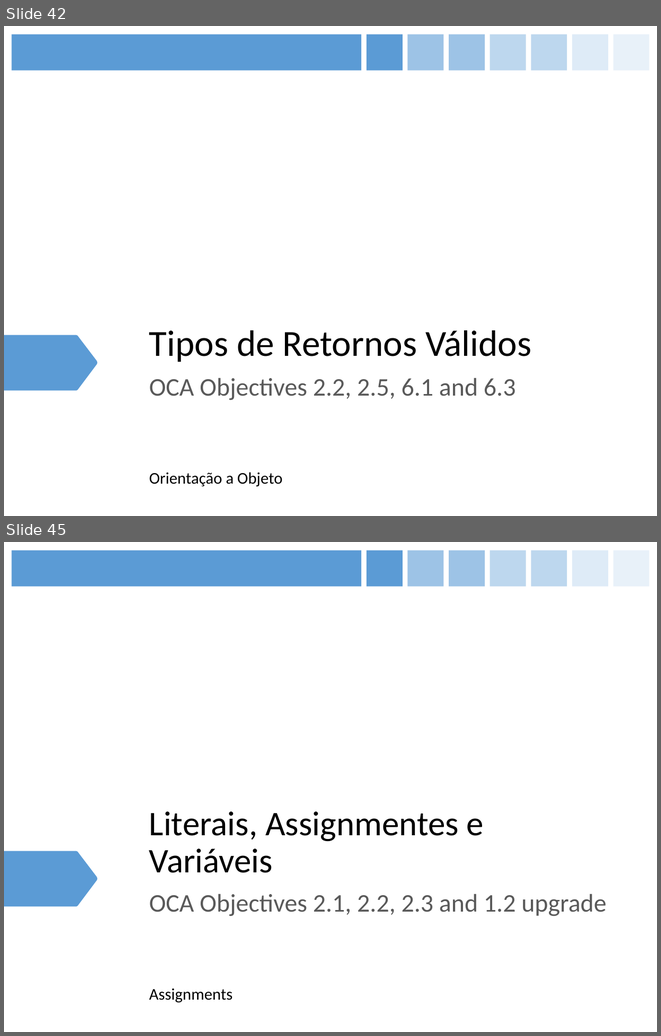
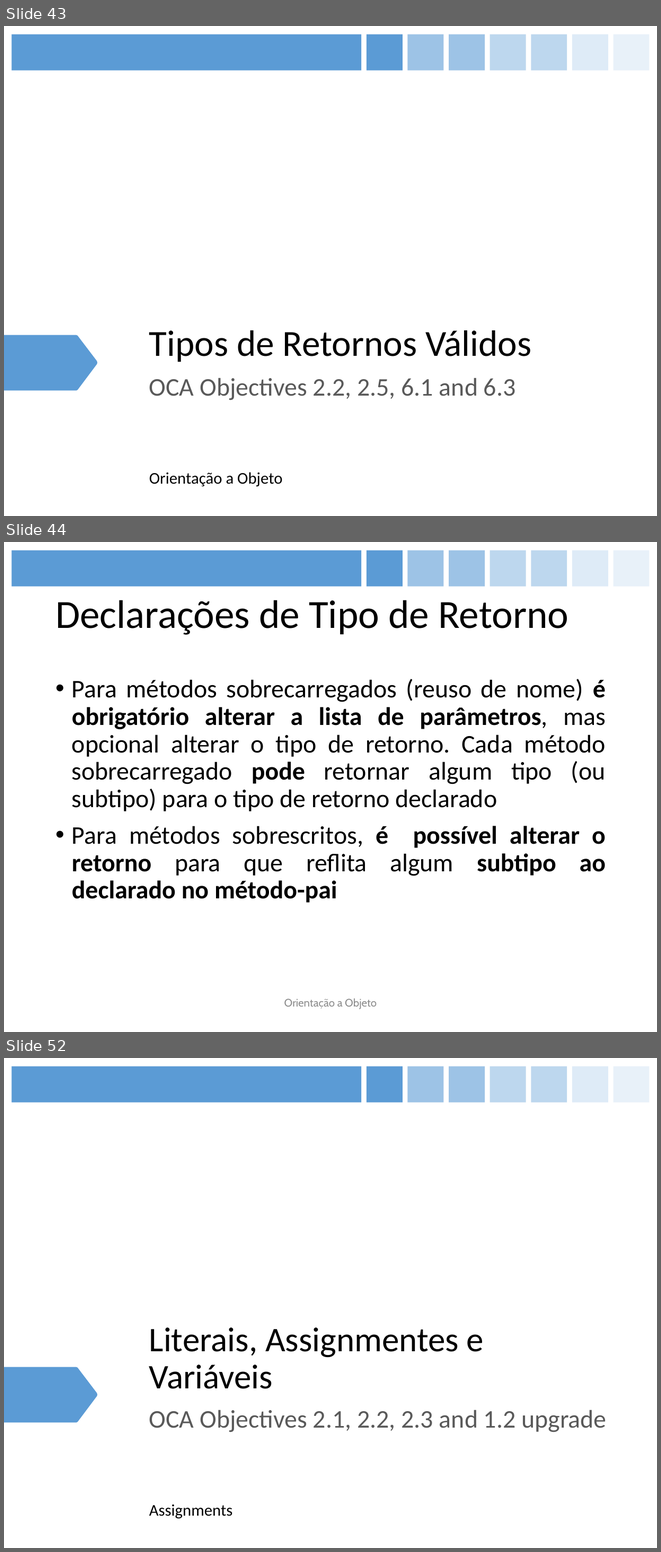
Before and after one commit to figueiredojrr/treinamentoJavaSeOcaAgosto, a slide deck: TreinamentoJavaSeOca/documentos/apresentação/OCA.pptx. Shown one above the other, each under a label of ours: slides 42 and 45 before the commit, slides 43, 44 and 52 after it; the slides between them are not shown. The pictures are 661x1036 and 661x1552 pixels, drawn with LibreOffice and Linux fonts; fonts in the diff are those of the drawing. Boxes give left, top, right and bottom in pixels: in the first picture for what was removed or moved away, otherwise in the second. Text is boxed around its words. In the diff, an @@ line names an element or a change of style, - is before the commit and + after.

```diff
--- a/TreinamentoJavaSeOca/documentos/apresentação/OCA.pptx
+++ b/TreinamentoJavaSeOca/documentos/apresentação/OCA.pptx
@@ slide 44 added at <box>4,542,657,1032</box>, background #FFFFFF; not listed: 8 template elements that a slide beside it also shows @@
@@ title added at <box>55,600,568,635</box>, 44 pt, text #000000 @@
+Declarações de Tipo de Retorno
@@ text added at <box>72,679,606,902</box>, 28 pt, text #000000 @@
+• Para métodos sobrecarregados (reuso de nome) é obrigatório alterar a lista de parâmetros, mas opcional alterar o tipo de retorno. Cada método sobrecarregado pode retornar algum tipo (ou subtipo) para o tipo de retorno declarado
+• Para métodos sobrescritos, é possível alterar o retorno para que reflita algum subtipo ao declarado no método-pai
@@ text added at <box>284,998,377,1009</box>, 12 pt, text #8C8C8C @@
+Orientação a Objeto
@@ what was slide 42 is now slide 43 @@
@@ what was slide 45 is now slide 52 @@
```
Also in this commit, not shown: 3 slides changed, 6 other slides added.
